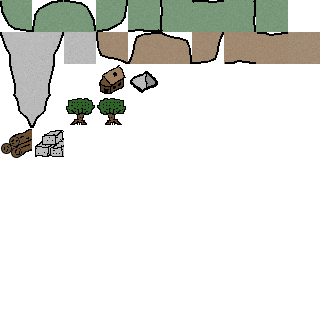
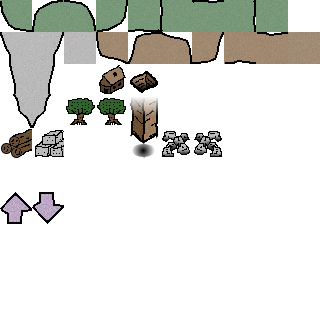
The second 320px x 320px image is a revision of the first. Changes to its layers:
added layer "shaftEnd" above "arrow_down copy" over [130, 128, 158, 160]
added layer "arrow_down copy" above "arrow_up" over [32, 192, 64, 224]
added layer "arrow_up" above "rocks2" over [0, 192, 32, 224]
added layer "rocks2" above "rocks" over [194, 131, 222, 157]
added layer "rocks" above "shaftUp copy" over [162, 131, 190, 157]
added layer "shaftUp copy" above "shaft" over [130, 97, 158, 128]
painted on "shaft" over [132, 74, 155, 90]
